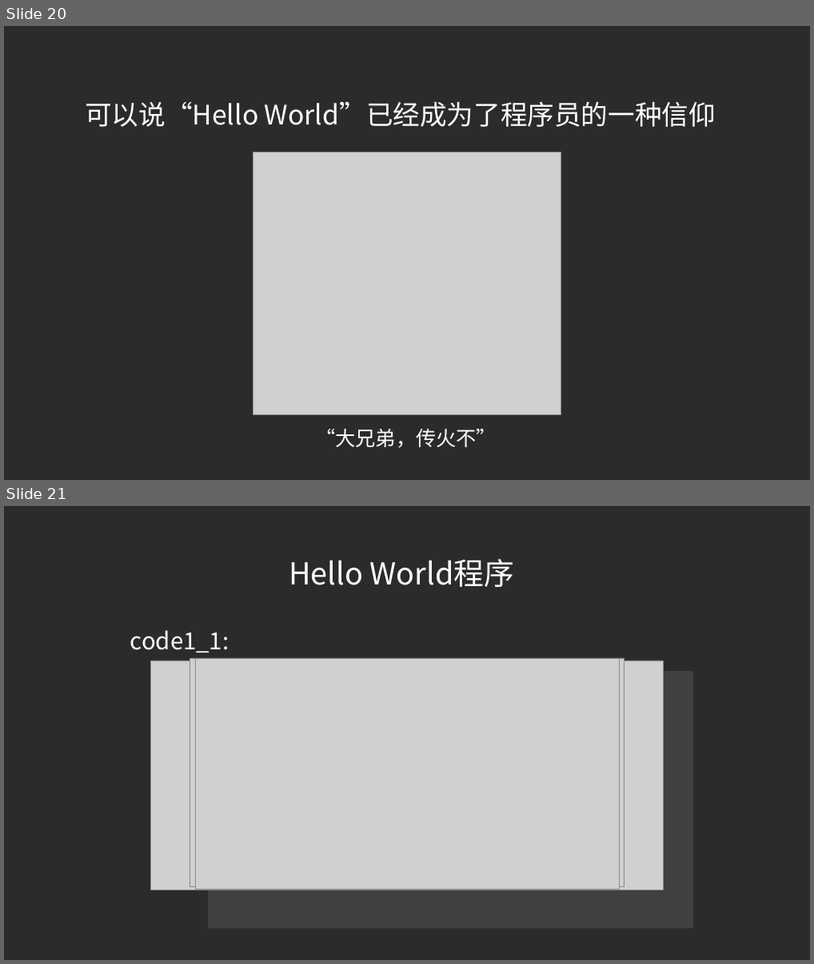
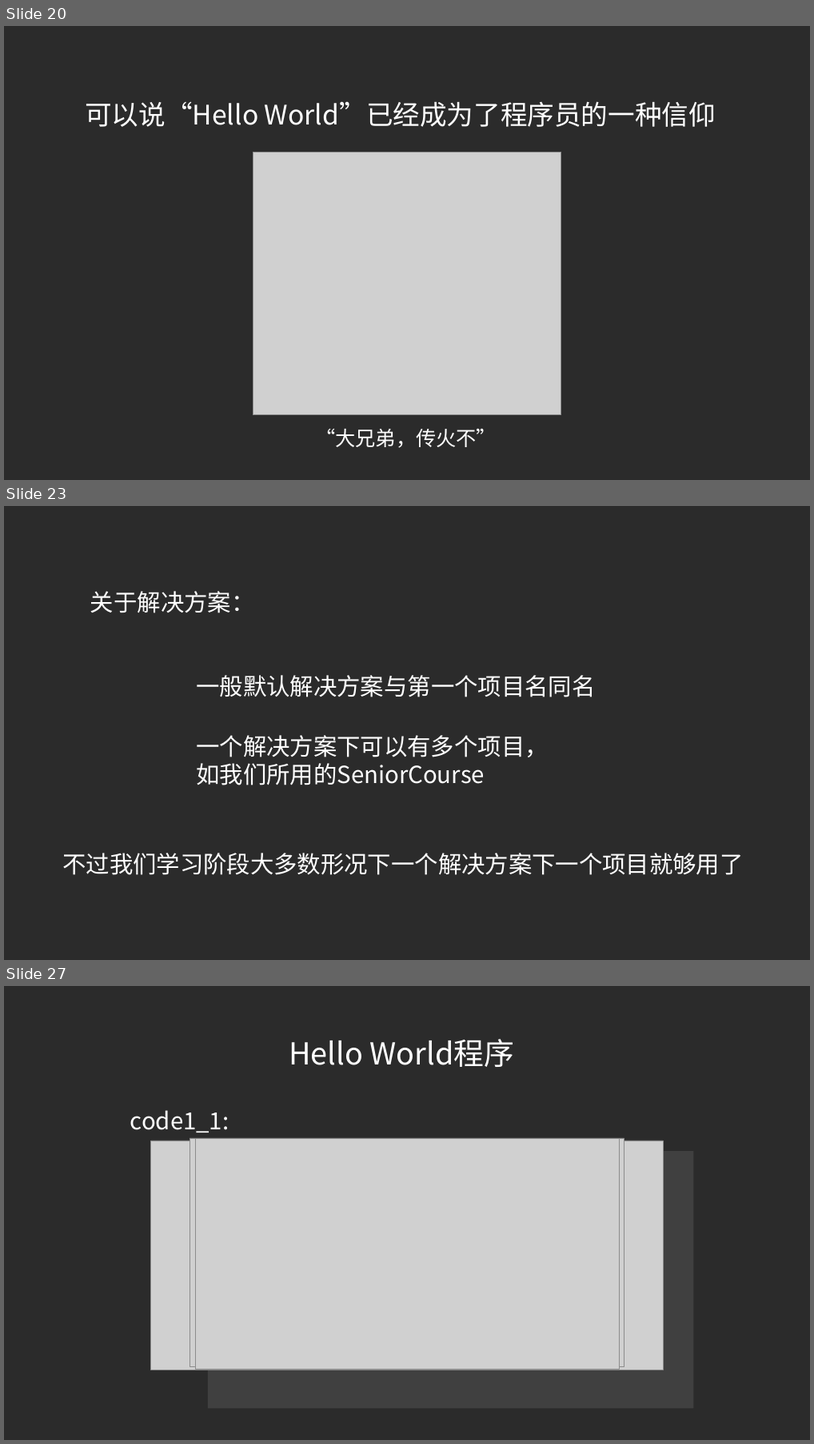
Before and after one commit to SiriYXR/SeniorCourse, a slide deck: doc/教学课件/C语言基础/PPT/1.HelloWorld.pptx. Shown one above the other, each under a label of ours: slides 20 and 21 before the commit, slides 20, 23 and 27 after it; the slides between them are not shown. The pictures are 814x964 and 814x1444 pixels, drawn with LibreOffice and Linux fonts; fonts in the diff are those of the drawing; grey boxes stand for pictures; background and template pictures are left out; a plain dark background stands for a picture behind light text. Boxes give left, top, right and bottom in pixels: in the first picture for what was removed or moved away, otherwise in the second. Text is boxed around its words. In the diff, an @@ line names an element or a change of style, - is before the commit and + after.

```diff
--- a/doc/教学课件/C语言基础/PPT/1.HelloWorld.pptx
+++ b/doc/教学课件/C语言基础/PPT/1.HelloWorld.pptx
@@ slide 23 added at box(4, 506, 810, 960), background picture (left out) @@
@@ text added at box(90, 591, 255, 613), 28 pt, text #FFFFFF @@
+关于解决方案：
@@ text added at box(196, 675, 595, 697), 28 pt, text #FFFFFF @@
+一般默认解决方案与第一个项目名同名
@@ text added at box(196, 735, 548, 785), 28 pt, text #FFFFFF @@
+一个解决方案下可以有多个项目，
+如我们所用的SeniorCourse
@@ text added at box(62, 852, 743, 875), 28 pt, text #FFFFFF @@
+不过我们学习阶段大多数形况下一个解决方案下一个项目就够用了
@@ what was slide 21 is now slide 27 @@
```
Also in this commit, not shown: 5 other slides added.
